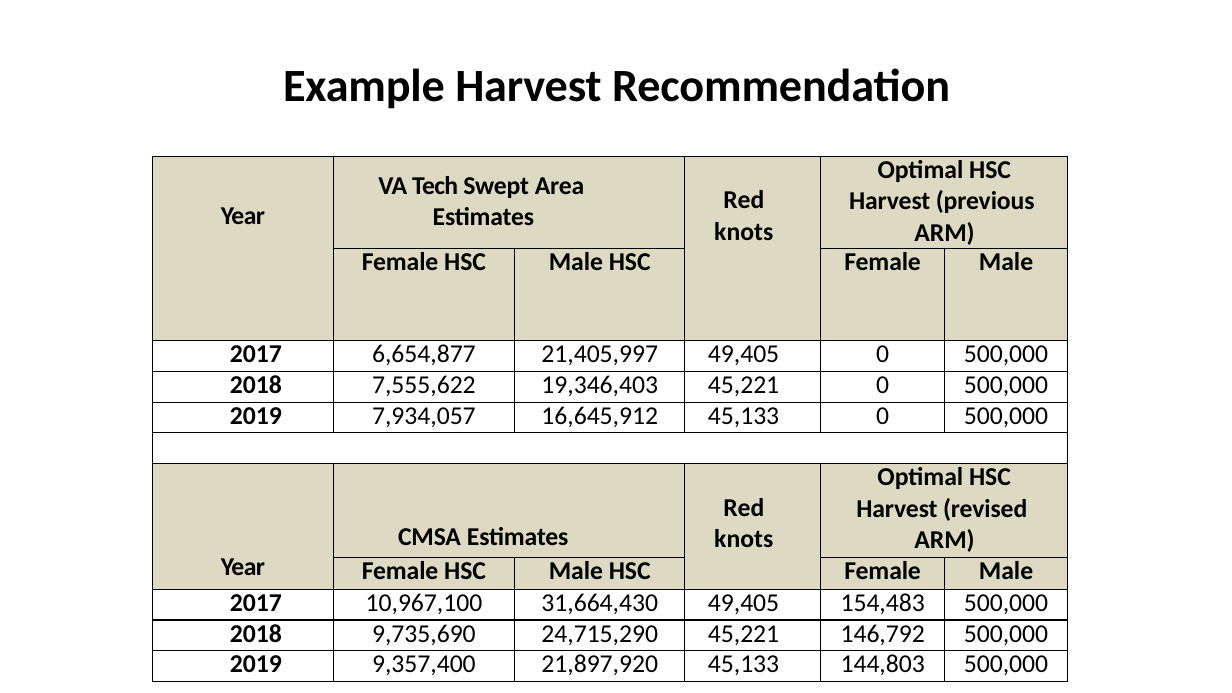
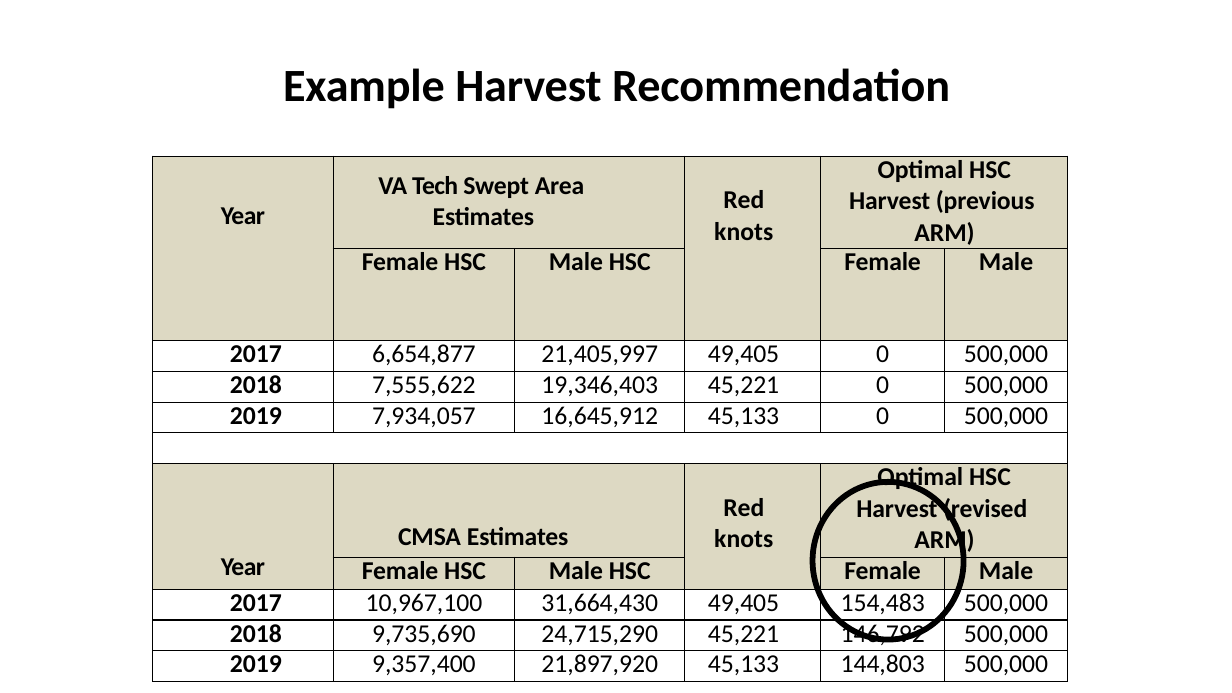
Before and after one commit to kevintshoemaker/NRES-470, a slide deck: slide 23 of REKN2.pptx. Drawn at 1232x693 pixels with LibreOffice and Linux fonts; fonts in the diff are those of the drawing. Boxes give left, top, right and bottom in pixels: in the first picture for what was removed or moved away, otherwise in the second. Text is boxed around its words. In the diff, an @@ line names an element or a change of style, - is before the commit and + after.

```diff
--- a/REKN2.pptx
+++ b/REKN2.pptx
@@ ellipse added at [812, 482, 963, 640], outline #000000 4.5 pt @@
```
Also in this commit, not shown: 3 other slides changed, 2 slides added, 1 slide removed.
